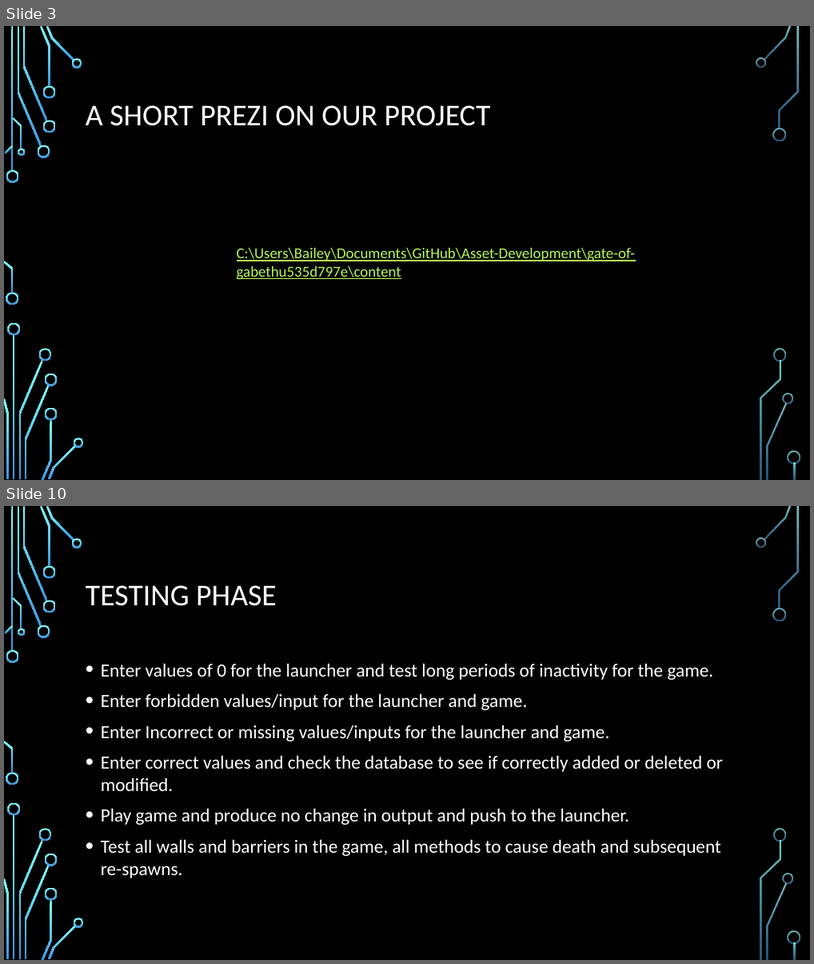
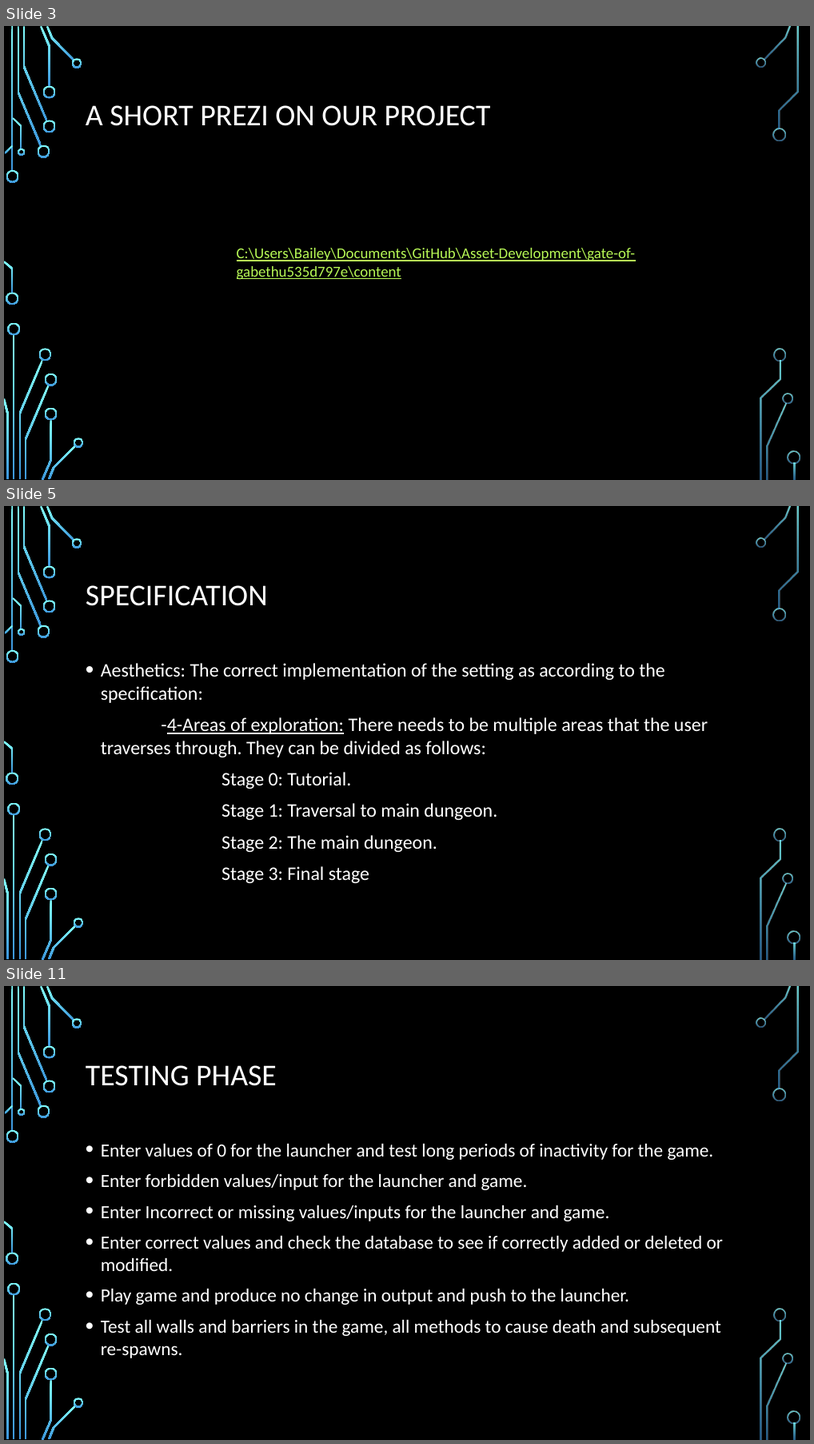
Before and after one commit to Team7-SoftEng/Asset-Development, a slide deck: Gate of GAbethulu.pptx. Shown one above the other, each under a label of ours: slides 3 and 10 before the commit, slides 3, 5 and 11 after it; the slides between them are not shown. The pictures are 814x964 and 814x1444 pixels, drawn with LibreOffice and Linux fonts; fonts in the diff are those of the drawing; background and template pictures are left out. Boxes give left, top, right and bottom in pixels: in the first picture for what was removed or moved away, otherwise in the second. Text is boxed around its words. In the diff, an @@ line names an element or a change of style, - is before the commit and + after.

```diff
--- a/Gate of GAbethulu.pptx
+++ b/Gate of GAbethulu.pptx
@@ slide 5 added at [4, 506, 810, 960], background picture (left out); not listed: 36 template elements that a slide beside it also shows @@
@@ title added at [86, 585, 268, 606], 36 pt, text #FFFFFF @@
+SPECIFICATION
@@ text added at [101, 663, 708, 883], 22.8 pt, text #FFFFFF @@
+• Aesthetics: The correct implementation of the setting as according to the specification:
+-4-Areas of exploration: There needs to be multiple areas that the user traverses through. They can be divided as follows:
+Stage 0: Tutorial.
+Stage 1: Traversal to main dungeon.
+Stage 2: The main dungeon.
+Stage 3: Final stage
@@ what was slide 10 is now slide 11 @@
```
Also in this commit, not shown: 7 slides changed, 1 other slide added.
